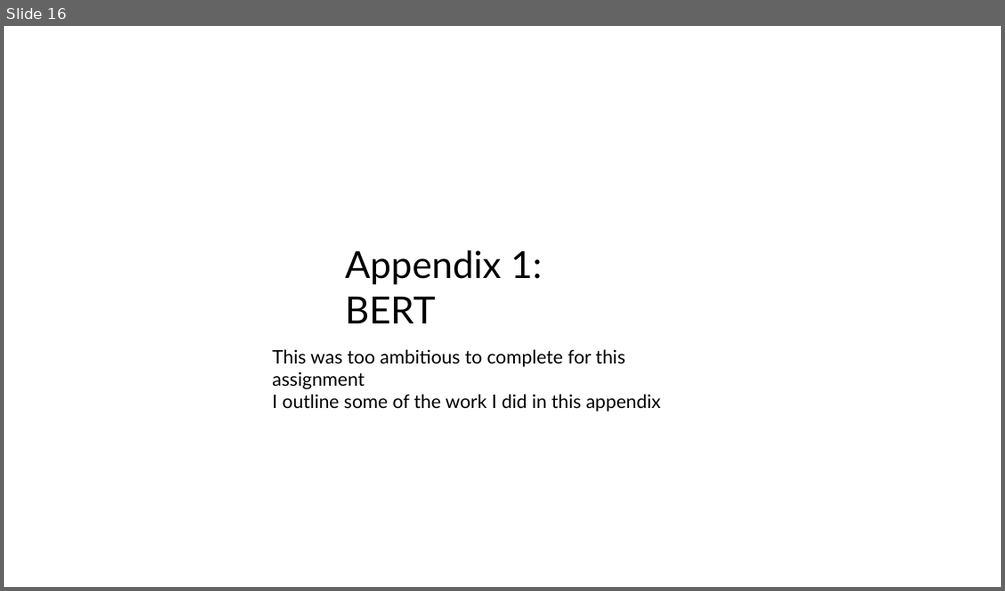
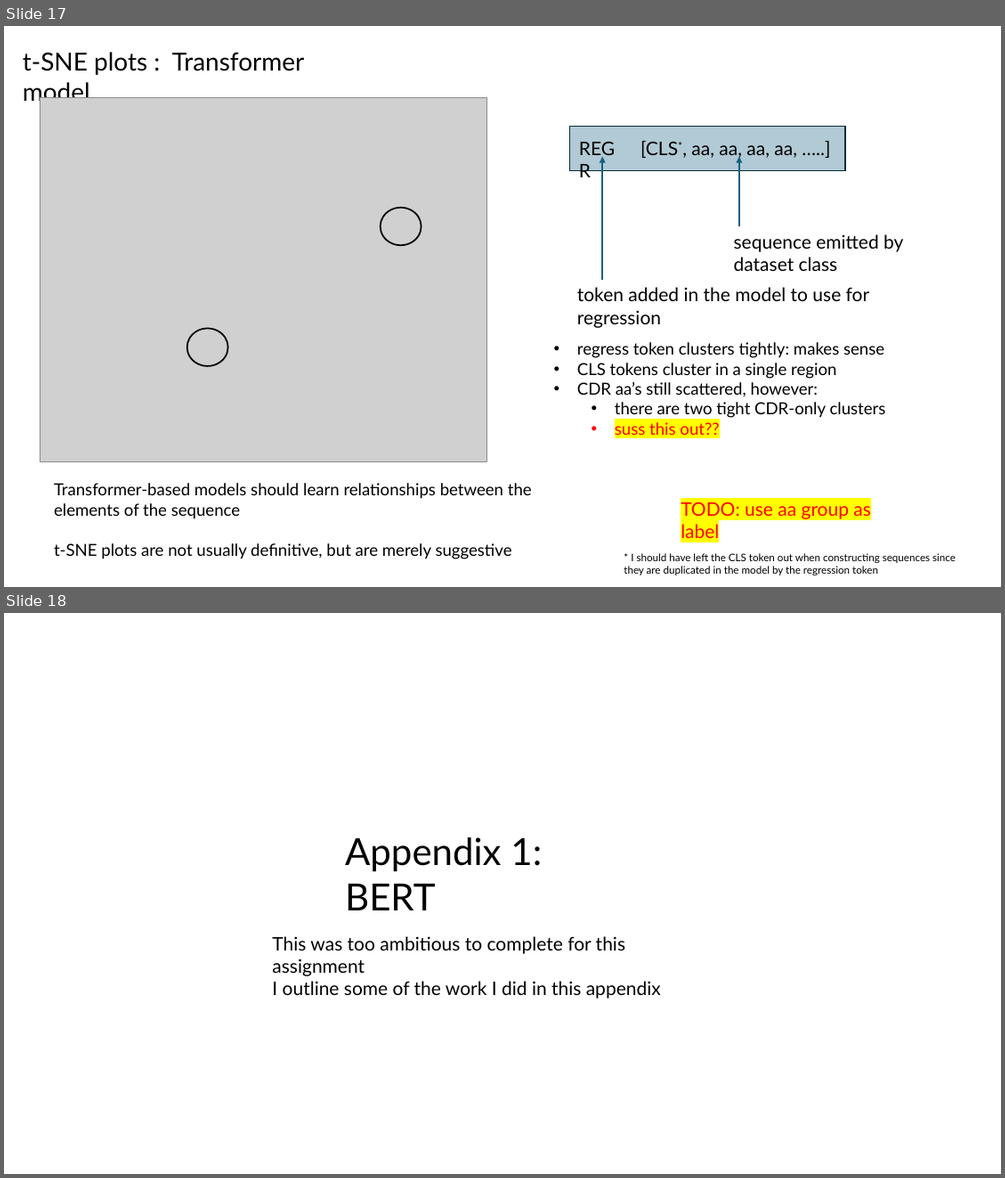
Before and after one commit to planaria158/BERT-antibody-antigen-binding-energy, a slide deck: Homework-aAlphaBio.pptx. Shown one above the other, each under a label of ours: slide 16 before the commit, slides 17 and 18 after it. The pictures are 1005x591 and 1005x1178 pixels, drawn with LibreOffice and Linux fonts; fonts in the diff are those of the drawing; grey boxes stand for pictures. Boxes give left, top, right and bottom in pixels: in the first picture for what was removed or moved away, otherwise in the second. Text is boxed around its words. In the diff, an @@ line names an element or a change of style, - is before the commit and + after.

```diff
--- a/Homework-aAlphaBio.pptx
+++ b/Homework-aAlphaBio.pptx
@@ slide 17 added at (4,26,1001,587), background #FFFFFF @@
@@ text added at (23,52,305,106), 24 pt, text #000000 @@
+t-SNE plots : Transformer model
@@ picture added at (40,98,488,461) @@
@@ rectangle added at (570,127,845,170), fill #156082 at 33% opacity, outline #092A39 1.5 pt @@
@@ text added at (572,133,633,163), 18 pt, text #000000 @@
+REGR
@@ arrow added from (602, 280) to (602, 157), #156082 1.5 pt @@
@@ text added at (640,141,797,160), 18 pt, text #000000 @@
+[CLS*, aa, aa, aa, aa, …..]
@@ arrow added from (739, 226) to (739, 157), #156082 1.5 pt @@
@@ ellipse added at (380,208,421,245), outline #000000 1.5 pt @@
@@ text added at (734,234,903,271), 18 pt, text #000000 @@
+sequence emitted by
+dataset class
@@ text added at (577,287,870,328), 18 pt, text #000000 @@
+token added in the model to use for regression
@@ ellipse added at (187,328,228,365), outline #000000 1.5 pt @@
@@ text added at (577,342,886,435), 16 pt, text #000000 @@
+• regress token clusters tightly: makes sense
+• CLS tokens cluster in a single region
+• CDR aa’s still scattered, however:
+  • there are two tight CDR-only clusters
+  • suss this out??
@@ text added at (54,483,532,559), 16 pt, text #000000 @@
+Transformer-based models should learn relationships between the elements of the sequence
+t-SNE plots are not usually definitive, but are merely suggestive
@@ text added at (680,501,871,538), 18 pt, text #FF0000 @@
+TODO: use aa group as label
@@ text added at (623,553,955,575), 10 pt, text #000000 @@
+* I should have left the CLS token out when constructing sequences since they are duplicated in the model by the regression token
@@ what was slide 16 is now slide 18 @@
```
Also in this commit, not shown: 2 slides changed, 2 other slides added, 1 slide removed.
